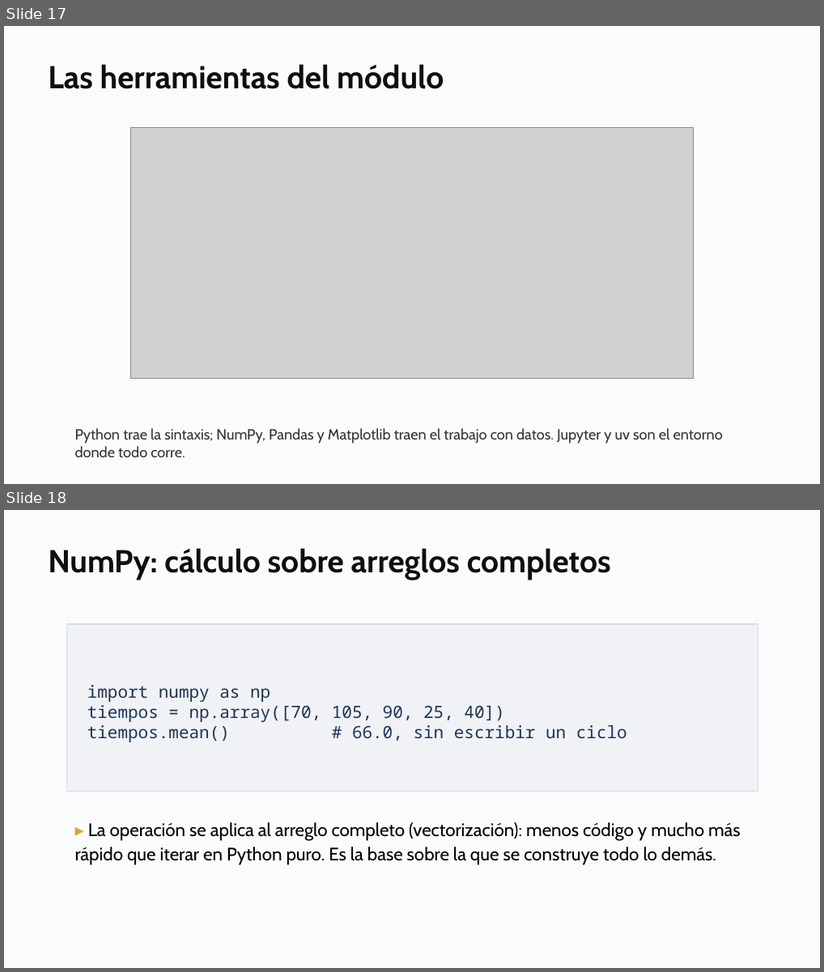
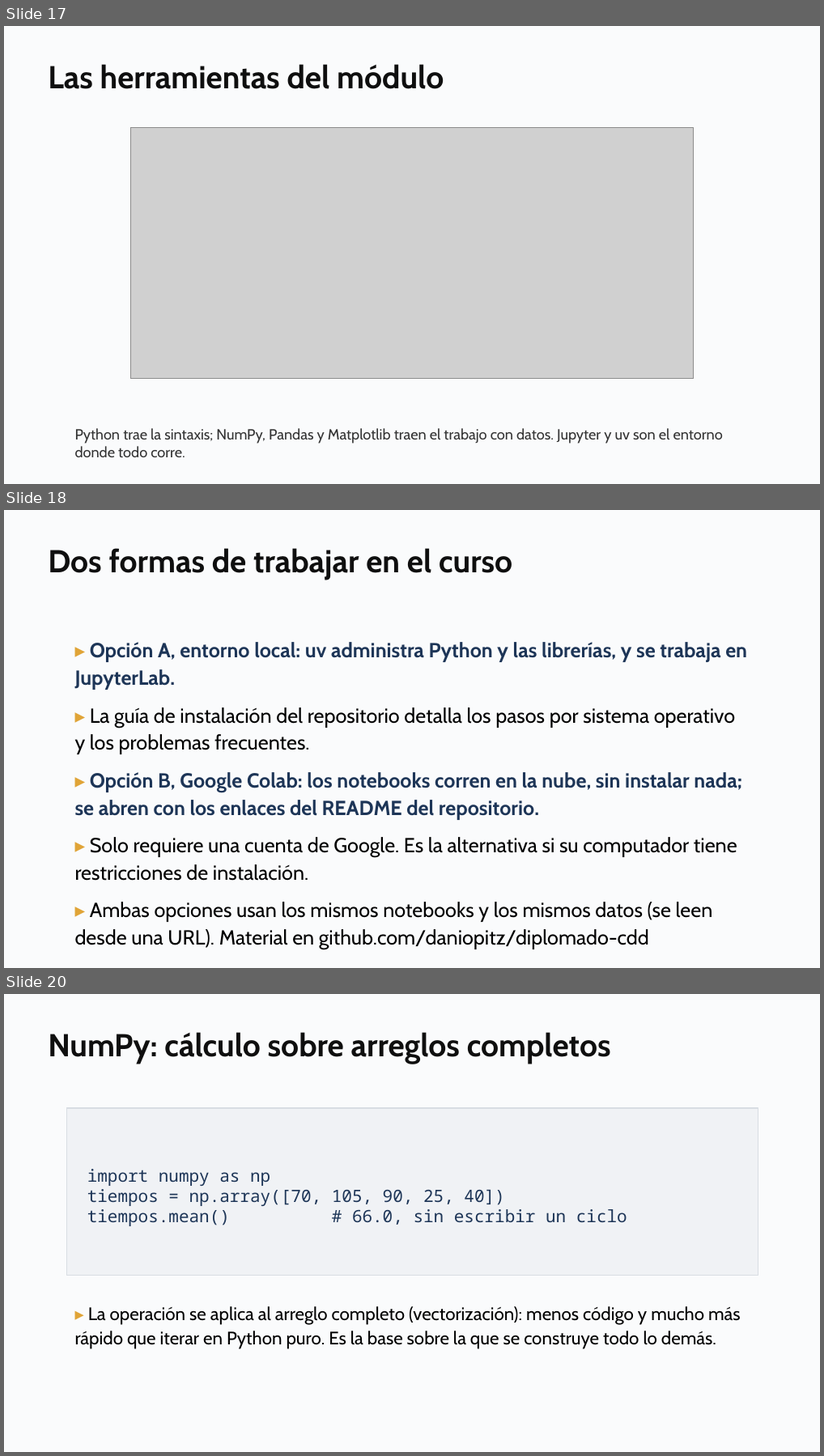
Before and after one commit to daniopitz/diplomado-cdd, a slide deck: presentaciones/clase01_fundamentos_ecosistema.pptx. Shown one above the other, each under a label of ours: slides 17 and 18 before the commit, slides 17, 18 and 20 after it; the slides between them are not shown. The pictures are 824x972 and 824x1456 pixels, drawn with LibreOffice and Linux fonts; fonts in the diff are those of the drawing; grey boxes stand for pictures. Boxes give left, top, right and bottom in pixels: in the first picture for what was removed or moved away, otherwise in the second. Text is boxed around its words. In the diff, an @@ line names an element or a change of style, - is before the commit and + after.

```diff
--- a/presentaciones/clase01_fundamentos_ecosistema.pptx
+++ b/presentaciones/clase01_fundamentos_ecosistema.pptx
@@ slide 18 added at (4, 510, 820, 968), background #FFFFFF @@
@@ rectangle added at (4, 510, 820, 968), fill #FAFBFC @@
@@ text added at (48, 548, 513, 580), 28 pt, text #0F0F0F, bold @@
+Dos formas de trabajar en el curso
@@ text added at (75, 642, 748, 950), 18 pt, text #000000 @@
+▸ Opción A, entorno local: uv administra Python y las librerías, y se trabaja en JupyterLab.
+▸ La guía de instalación del repositorio detalla los pasos por sistema operativo y los problemas frecuentes.
+▸ Opción B, Google Colab: los notebooks corren en la nube, sin instalar nada; se abren con los enlaces del README del repositorio.
+▸ Solo requiere una cuenta de Google. Es la alternativa si su computador tiene restricciones de instalación.
+▸ Ambas opciones usan los mismos notebooks y los mismos datos (se leen desde una URL). Material en github.com/daniopitz/diplomado-cdd
@@ what was slide 18 is now slide 20 @@
```
Also in this commit, not shown: 1 slide changed, 1 other file.
